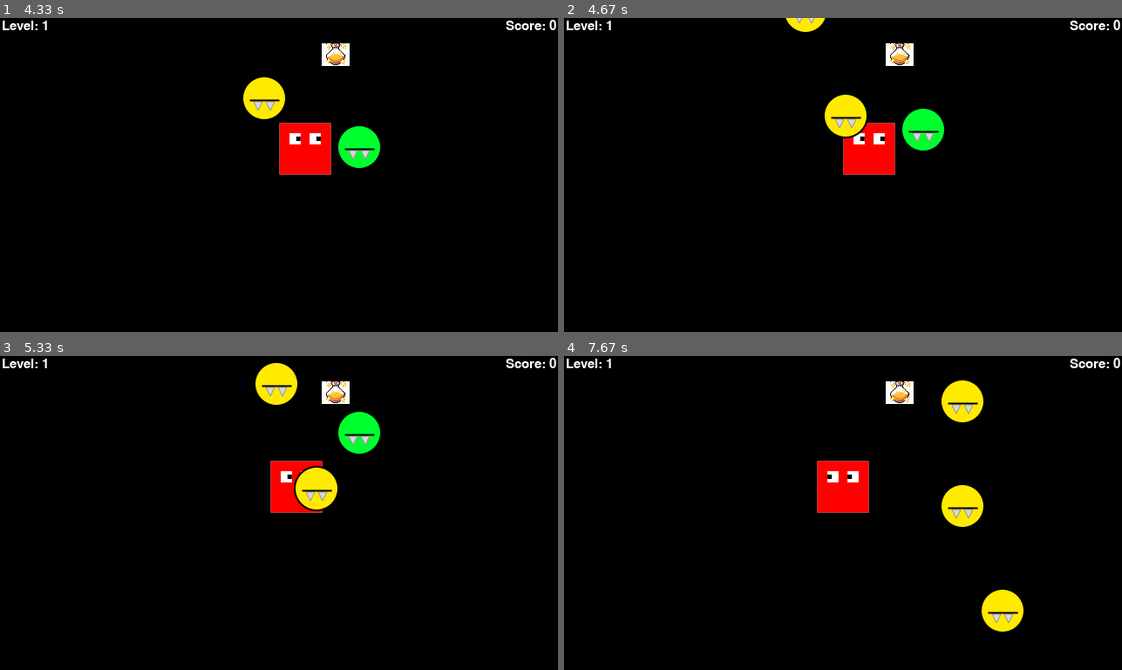
Above: before the commit, frames 1-4 (two rows, left to right).
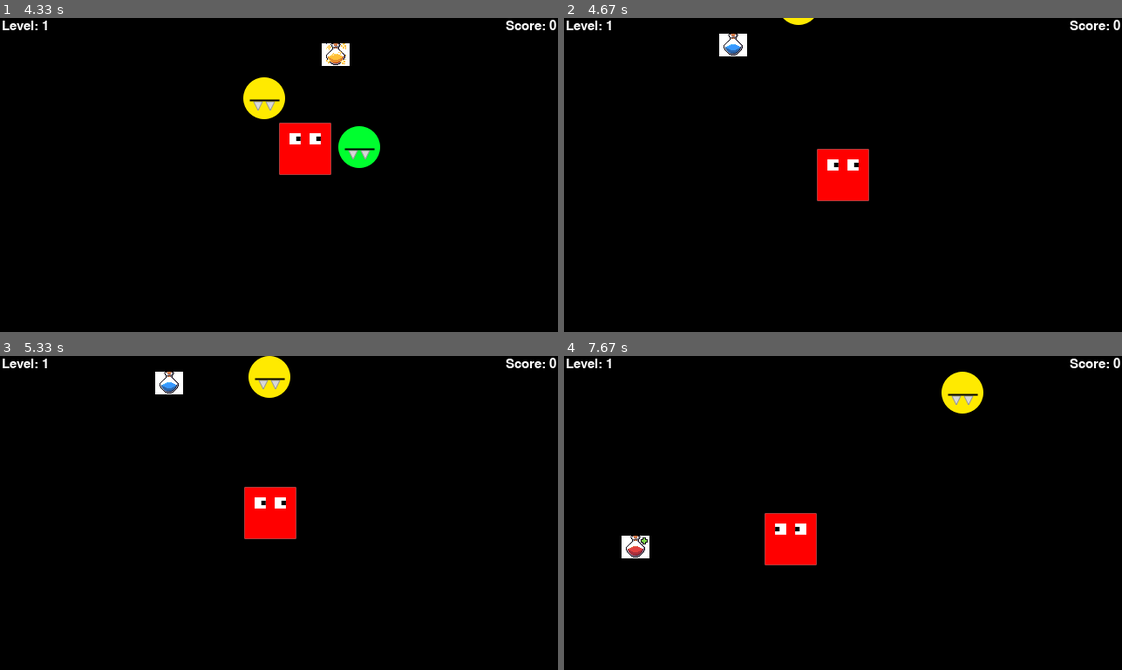
Above: after the commit, the same moments.

Repository: jatheepan/simple-pygame
Game: pygame game, started from Game.py
Same seed, same stepped clock (60 frames per second), same inputs: the game is played once before the commit and once after it.
Inputs:
- Up to frame 1 (4.33 s): tap Space at 0.33, 0.73, 1.03, 1.23, 1.57, 1.87, 2.07, 2.37, 2.63, 2.97, 3.27, 3.4, 3.8, 4.1 s; hold Right 0.67-1.13 s; hold Up 1.17-1.47 s; hold Right 1.5-1.97 s; hold Left 2-2.53 s; hold Down 2.57-2.87 s; hold Left 2.9-3.3 s; hold Up 3.33-3.7 s; hold Right from 3.73 s (still down)
- Up to frame 2 (4.67 s): release Right at 4.37 s; tap Space at 4.47 s
- Up to frame 3 (5.33 s): hold Left 4.8-5.27 s; tap Space at 4.87, 5.17 s; hold Right from 5.3 s (still down)
- Up to frame 4 (7.67 s): tap Space at 5.37, 5.67, 5.87, 6.2, 6.5, 6.7, 7, 7.27, 7.6 s; release Right at 5.77 s; hold Up 5.8-6.1 s; hold Right 6.13-6.6 s; hold Left 6.63-7.17 s; hold Down 7.2-7.5 s; hold Left from 7.53 s (still down)

Frame 1 is identical in both runs. In frame 2, 4.8% of the frame differs, in the area x 27-69%, y 0-59%; in frame 3, 4.9%; in frame 4, 6.1%, in the area x 10-83%, y 5-88%.

Commit message:
sound for enemy

Diff:
--- a/Block.py
+++ b/Block.py
@@ -16,12 +16,15 @@
         super().__init__()
         self.image = self.up_img
         self.rect = self.image.get_rect()
+        self.max_left = WIDTH - self.image.get_width()
+        self.max_top = HEIGHT - self.image.get_height()
+        self.reset_position()
+        self.screen = screen
+
+    def reset_position(self):
         self.left = (WIDTH - self.image.get_width()) / 2
         self.top = (HEIGHT - self.image.get_height()) / 2
-        self.max_left = WIDTH - self.image.get_width()
-        self.max_top = HEIGHT - self.image.get_height()
         self.rect.topleft = (self.left, self.top)
-        self.screen = screen
 
     def draw(self):
         self.rect.topleft = (self.left, self.top)
--- a/Enemy.py
+++ b/Enemy.py
@@ -5,8 +5,8 @@
 
 
 def play_sound() -> None:
-    sound = pygame.mixer.Sound(get_next_collect_sound())
-    pygame.mixer.Channel(COLLECT_CHANNEL_INDEX).play(sound)
+    sound = pygame.mixer.Sound('assets/lose.wav')
+    pygame.mixer.Channel(LOSE_CHANNEL_INDEX).play(sound)
 
 
 class Enemy(pygame.sprite.Sprite):
@@ -40,4 +40,5 @@
         self.rect.topleft = (self.left, self.top)
         is_collide = self.rect.colliderect(block_rect.rect)
         if is_collide:
+            play_sound()
             pygame.event.post(pygame.event.Event(EVENT_ENEMY_TOUCHED))
--- a/Game.py
+++ b/Game.py
@@ -23,7 +23,6 @@
         self.block = Block(self.screen)
         self.item_group = pygame.sprite.Group()
         self.enemy_group = pygame.sprite.Group()
-        self.create_item()
 
     def run(self):
         while True:
@@ -34,6 +33,7 @@
 
                 if event.type == pygame.KEYDOWN and event.key == pygame.K_SPACE and not self.started:
                     self.started = True
+                    self.spawn_item()
                     # pygame.mixer.music.play(-1)
 
                 if not self.started:
@@ -44,7 +44,10 @@
 
                 if event.type == EVENT_ITEM_COLLECTED:
                     self.score += 1
-                    self.create_item()
+                    self.spawn_item()
+
+                if event.type == EVENT_ENEMY_TOUCHED:
+                    self.reset()
 
             self.screen.fill("black")
             self.block.draw()
@@ -61,7 +64,7 @@
             pygame.display.update()
             self.clock.tick(FPS)
 
-    def create_item(self):
+    def spawn_item(self):
         item = Item(self.screen)
         self.item_group.add(item)
 
@@ -125,6 +128,13 @@
     def get_level(self):
         return int(self.score / 5) + 1
 
+    def reset(self):
+        self.score = 0
+        self.item_group.empty()
+        self.enemy_group.empty()
+        self.started = False
+        self.block.reset_position()
+
 
 if __name__ == "__main__":
     game = Game()
--- a/config.py
+++ b/config.py
@@ -6,10 +6,10 @@
 
 WHITE = (255, 255, 255)
 COLLECT_CHANNEL_INDEX = 0
+LOSE_CHANNEL_INDEX = 1
 
 EVENT_ITEM_COLLECTED = pygame.USEREVENT + 1
 EVENT_ENEMY_TOUCHED = pygame.USEREVENT + 2
-global sound_index
 sound_index = -1
 sound_collection = [
     'assets/collect.wav',
Not shown, added: assets/lose.wav
